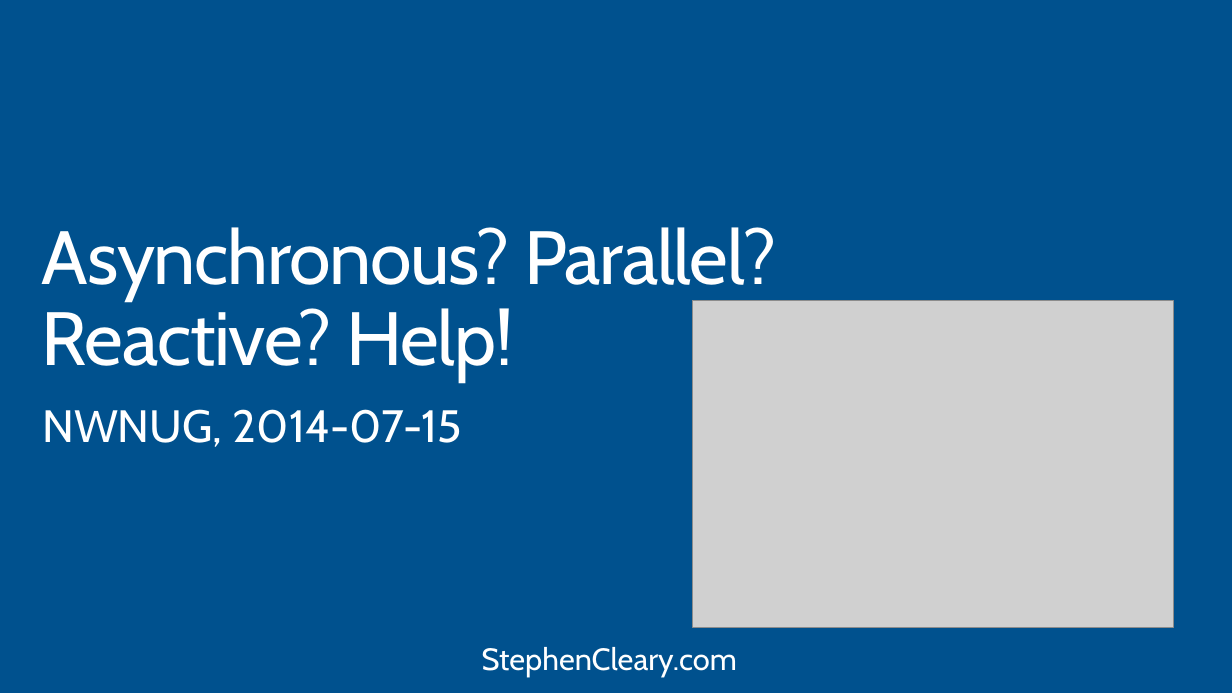
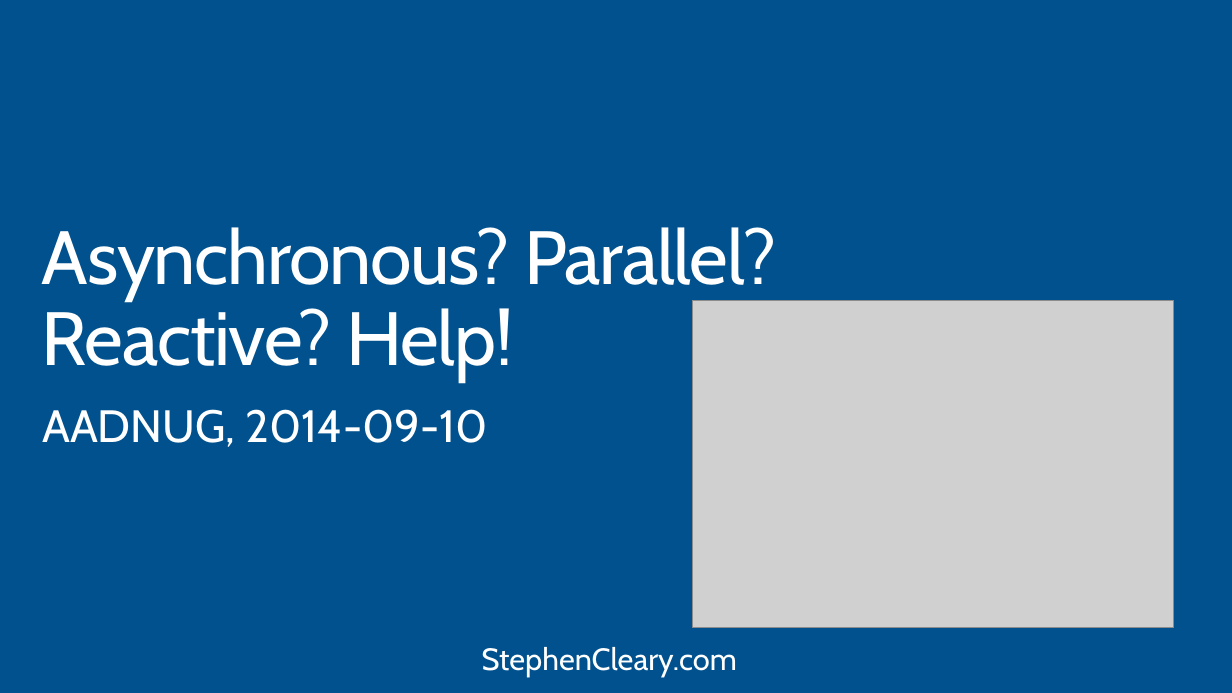
Before and after one commit to StephenCleary/Presentations, a slide deck: slide 1 of Asynchronous Parallel Reactive - HELP!/Asynchronous Parallel Reactive Help - 16.9.pptx. Drawn at 1232x693 pixels with LibreOffice and Linux fonts; fonts in the diff are those of the drawing; grey boxes stand for pictures. Boxes give left, top, right and bottom in pixels: in the first picture for what was removed or moved away, otherwise in the second. Text is boxed around its words. In the diff, an @@ line names an element or a change of style, - is before the commit and + after.

```diff
--- a/Asynchronous Parallel Reactive - HELP!/Asynchronous Parallel Reactive Help - 16.9.pptx
+++ b/Asynchronous Parallel Reactive - HELP!/Asynchronous Parallel Reactive Help - 16.9.pptx
@@ text at [42,409,488,447]: text changed @@
-NWNUG, 2014-07-15
+AADNUG, 2014-09-10
```
Also in this commit, not shown: 1 other slide changed, 7 slides added.
